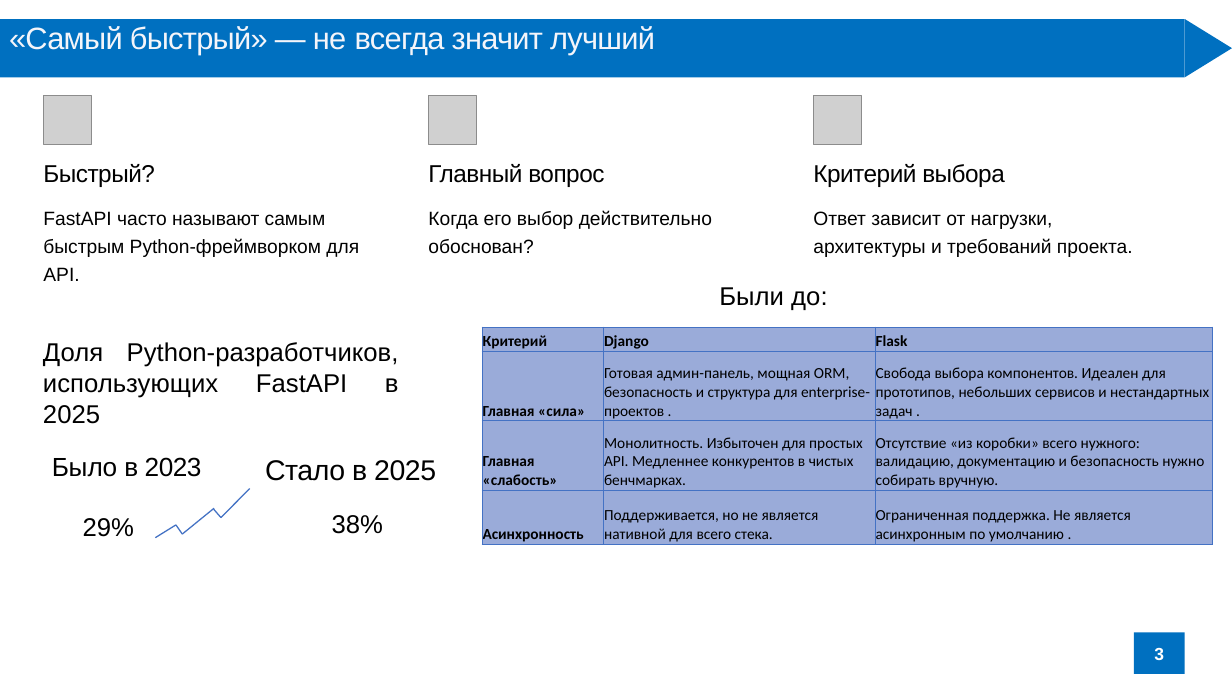
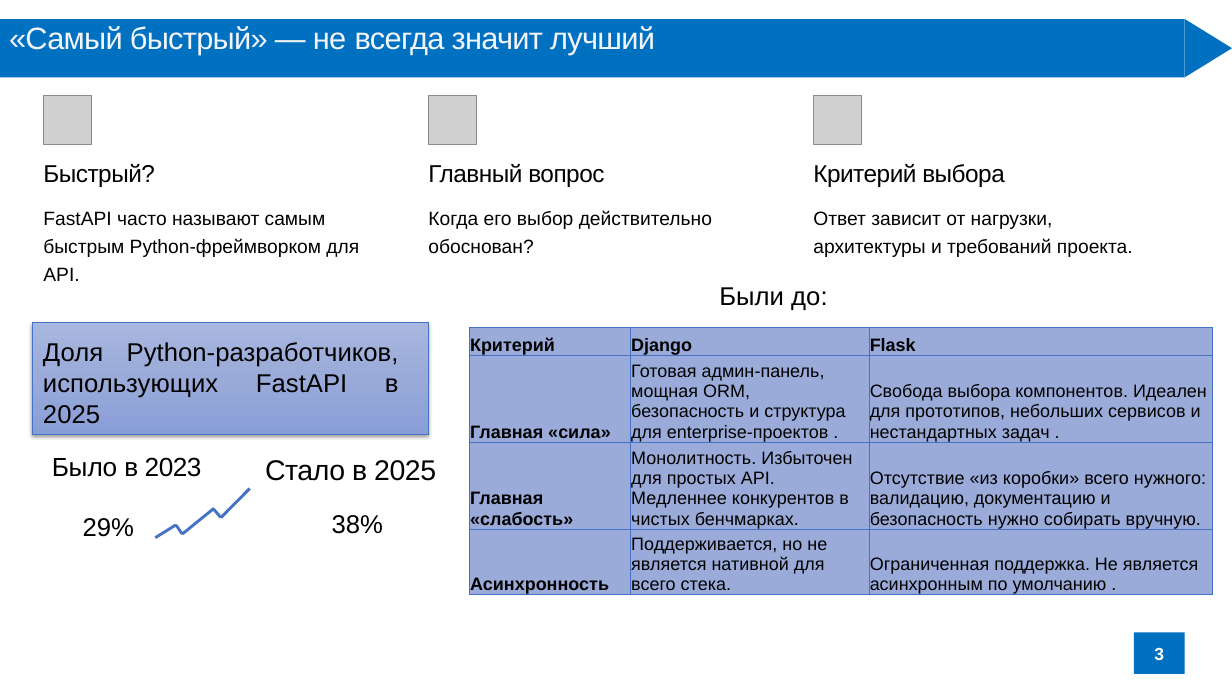
Before and after one commit to Hohrandrey/RTU-MIREA, a slide deck: slide 3 of 7 семестр/Системный анализ и управление организационно-техническими системами в атомной отрасли/доклады/4 доклад/ГОСТ_Хохряков_АЮ_доклад.pptx. Drawn at 1232x693 pixels with LibreOffice and Linux fonts; fonts in the diff are those of the drawing; grey boxes stand for pictures. Boxes give left, top, right and bottom in pixels: in the first picture for what was removed or moved away, otherwise in the second. Text is boxed around its words. In the diff, an @@ line names an element or a change of style, - is before the commit and + after.

```diff
--- a/7 семестр/Системный анализ и управление организационно-техническими системами в атомной отрасли/доклады/4 доклад/ГОСТ_Хохряков_АЮ_доклад.pptx
+++ b/7 семестр/Системный анализ и управление организационно-техническими системами в атомной отрасли/доклады/4 доклад/ГОСТ_Хохряков_АЮ_доклад.pptx
@@ rectangle added at [32,323,429,434], fill gradient #A8B7DF to #9AABD9 to #889ED7, outline #4472C4 0.5 pt @@
@@ table at [470,327,1212,598] @@
@@ size 12 to 14 pt, font Calibri to Arial @@
@@ table: place and size @@
-table at [482,327,1213,546]
+table at [470,327,1212,598]
@@ line (182, 534) - (214, 508): stroke #4472C4 1 pt to #4472C4 2.25 pt @@
@@ line (213, 509) - (221, 518): stroke #4472C4 1 pt to #4472C4 2.25 pt @@
@@ line (221, 518) - (250, 489): stroke #4472C4 1 pt to #4472C4 2.25 pt @@
```
Also in this commit, not shown: 2 other slides changed, 1 slide added, 1 slide removed, 1 other file.
